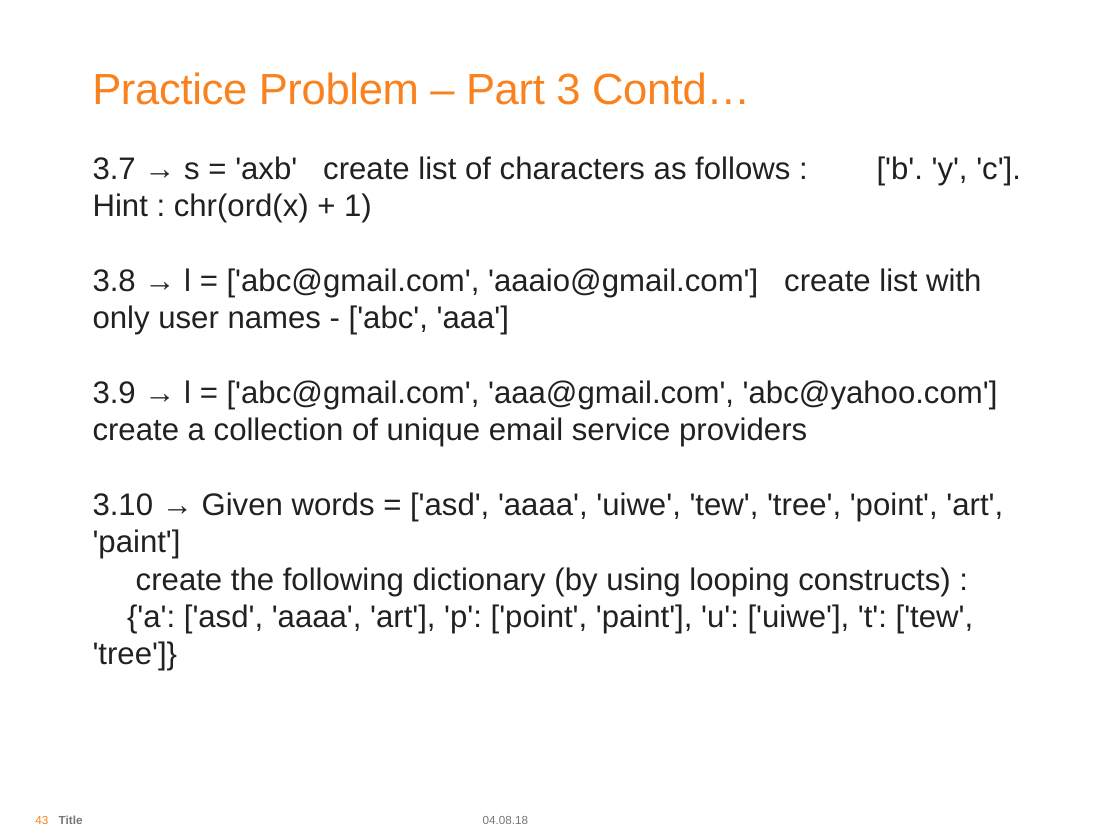
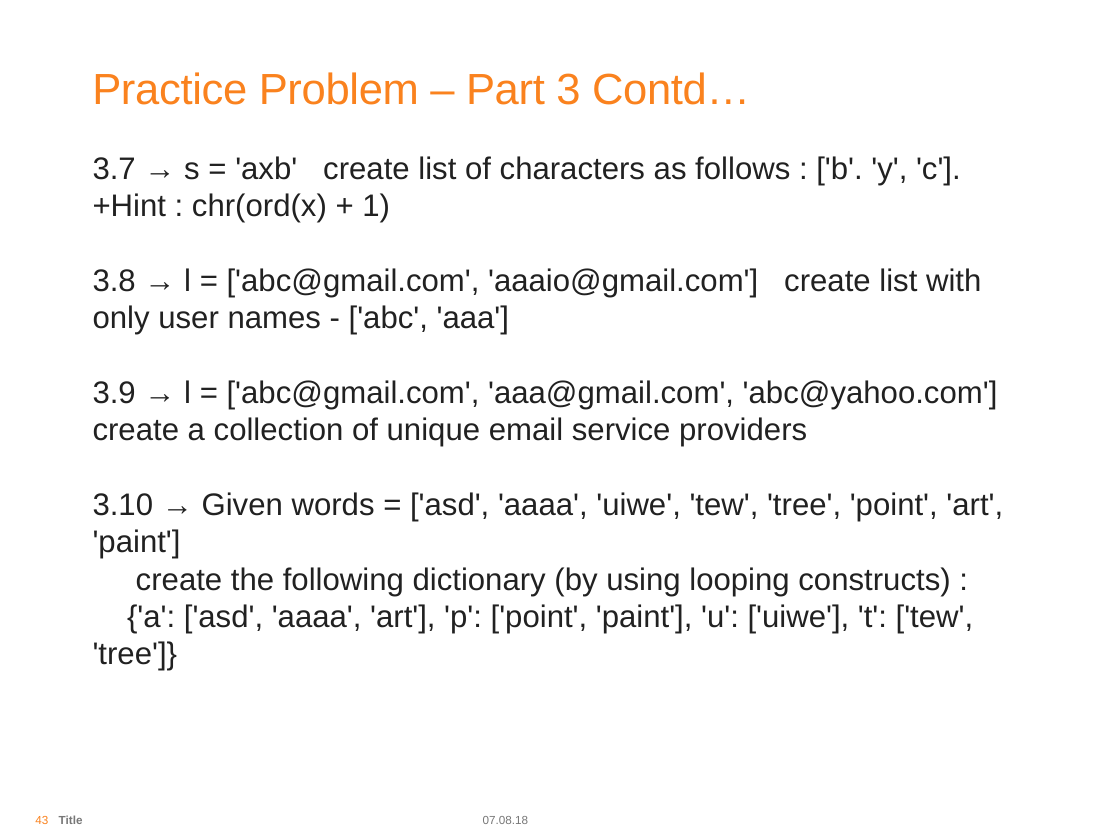
Before and after one commit to arjunrautela/Introduction-To-Python, a slide deck: slide 43 of PPT/Introduction To Python Day 1.pptx. Drawn at 1120x840 pixels with LibreOffice and Linux fonts; fonts in the diff are those of the drawing; background and template pictures are left out. Boxes give left, top, right and bottom in pixels: in the first picture for what was removed or moved away, otherwise in the second. Text is boxed around its words. In the diff, an @@ line names an element or a change of style, - is before the commit and + after.

```diff
--- a/PPT/Introduction To Python Day 1.pptx
+++ b/PPT/Introduction To Python Day 1.pptx
@@ text at box(93, 156, 961, 222): text changed @@
-3.7 → s = 'axb' create list of characters as follows : ['b'. 'y', 'c']. Hint : chr(ord(x) + 1)
+3.7 → s = 'axb' create list of characters as follows : ['b'. 'y', 'c'].
++Hint : chr(ord(x) + 1)
@@ text at box(483, 816, 529, 824): text changed @@
-04.08.18
+07.08.18
```
Also in this commit, not shown: 58 other slides changed, 53 other files.
